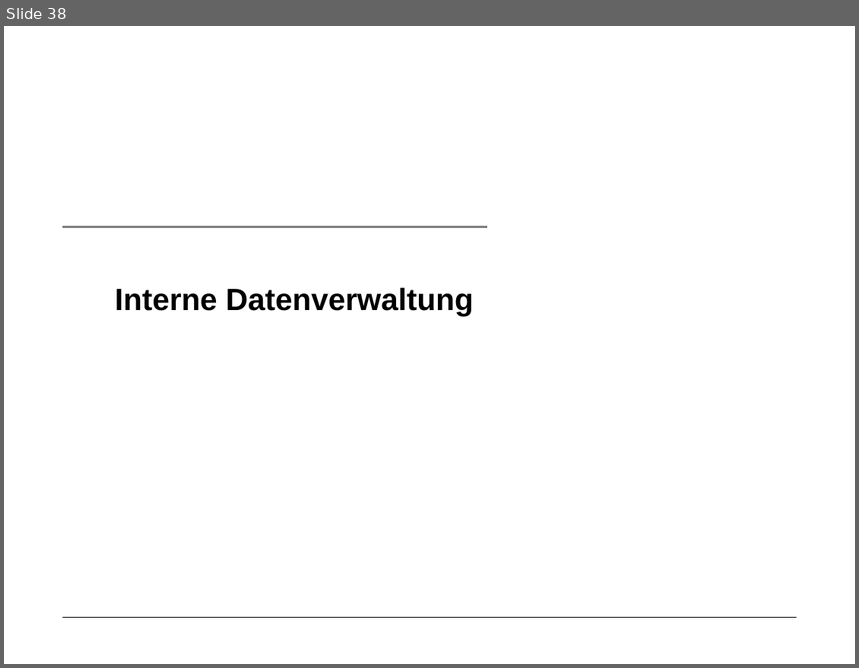
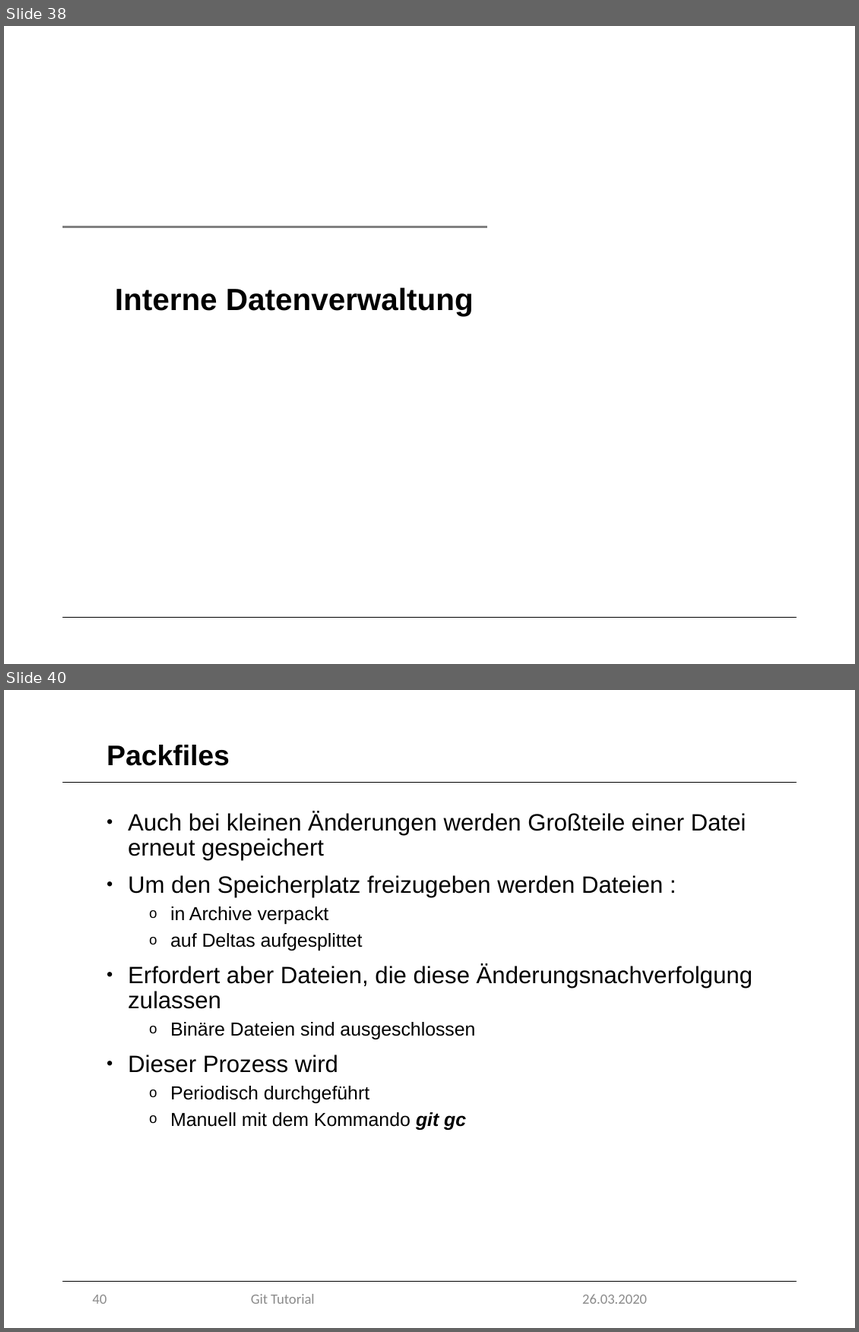
Before and after one commit to marcretzlaff/projektarbeit, a slide deck: Präsentation-90min/Präsentation-90min.pptx. Shown one above the other, each under a label of ours: slide 38 before the commit, slides 38 and 40 after it; the slides between them are not shown. The pictures are 859x668 and 859x1332 pixels, drawn with LibreOffice and Linux fonts; fonts in the diff are those of the drawing; background and template pictures are left out. Boxes give left, top, right and bottom in pixels: in the first picture for what was removed or moved away, otherwise in the second. Text is boxed around its words. In the diff, an @@ line names an element or a change of style, - is before the commit and + after.

```diff
--- a/Präsentation-90min/Präsentation-90min.pptx
+++ b/Präsentation-90min/Präsentation-90min.pptx
@@ slide 40 added at box(4, 690, 855, 1328), background #FFFFFF; not listed: 1 template element that a slide beside it also shows @@
@@ title added at box(107, 745, 230, 766), 24 pt, text #000000, bold @@
+Packfiles
@@ line added from (63, 783) to (797, 783), #000000 0.5 pt @@
@@ text added at box(128, 812, 753, 1130), 20 pt, text #000000 @@
+• Auch bei kleinen Änderungen werden Großteile einer Datei erneut gespeichert
+• Um den Speicherplatz freizugeben werden Dateien :
+  o in Archive verpackt
+  o auf Deltas aufgesplittet
+• Erfordert aber Dateien, die diese Änderungsnachverfolgung zulassen
+  o Binäre Dateien sind ausgeschlossen
+• Dieser Prozess wird
+  o Periodisch durchgeführt
+  o Manuell mit dem Kommando git gc
@@ page number added at box(92, 1295, 107, 1304), 12 pt, text #8C8C8C @@
+40
@@ text added at box(251, 1294, 315, 1304), 12 pt, text #8C8C8C @@
+Git Tutorial
@@ text added at box(582, 1294, 647, 1304), 12 pt, text #8C8C8C @@
+26.03.2020
```
Also in this commit, not shown: 31 slides changed, 2 other slides added, 1 slide removed.
